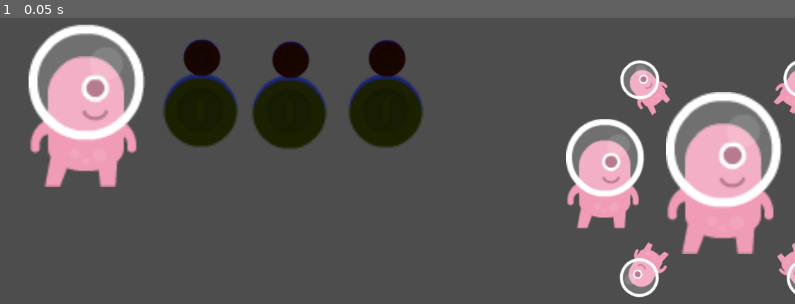
Above: before the commit, frame 1.
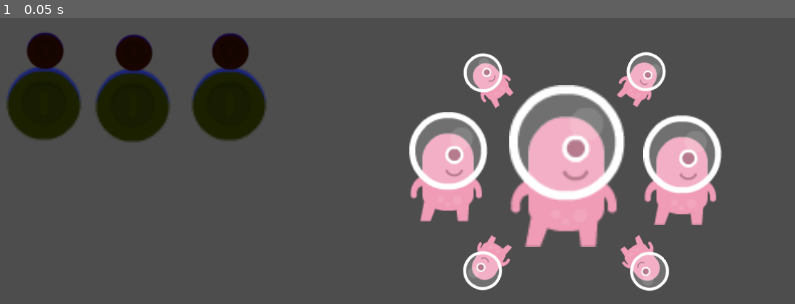
Above: after the commit, the same moment.

Repository: jknigel/Godot-Playground
Game: Godot game, scene res://main.tscn
Two runs of this game, one before a commit and one after it. Both use one fixed random seed, a clock stepped at 60 frames per second and the inputs below.
Inputs:
- Up to frame 1 (0.05 s): no input

The runs differ from the first frame. In frame 1, 35% of the frame differs, in the area x 0-100%, y 2-98%.

Commit message:
Development 0.0.5

Diff:
--- /dev/null
+++ b/Scripts/intro_to_scripting.gd
@@ -0,0 +1,11 @@
+extends Node2D
+
+
+# Called when the node enters the scene tree for the first time.
+func _ready() -> void:
+	pass # Replace with function body.
+
+
+# Called every frame. 'delta' is the elapsed time since the previous frame.
+func _process(delta: float) -> void:
+	pass
--- /dev/null
+++ b/Scripts/intro_to_scripting.tscn
@@ -0,0 +1,6 @@
+[gd_scene load_steps=2 format=3 uid="uid://b0w2jeur307oc"]
+
+[ext_resource type="Script" uid="uid://bl6yjrswoobtx" path="res://Scripts/intro_to_scripting.gd" id="1_sor1c"]
+
+[node name="Node2D" type="Node2D"]
+script = ExtResource("1_sor1c")
--- a/Snowman.tscn
+++ b/Snowman.tscn
@@ -34,3 +34,10 @@
 material_override = ExtResource("1_pbnak")
 mesh = SubResource("BoxMesh_pbnak")
 skeleton = NodePath("../..")
+
+[node name="Camera3D" type="Camera3D" parent="Snowman"]
+transform = Transform3D(1, 0, 0, 0, 0.22151451, 0.9751571, 0, -0.9751571, 0.22151451, 0.4587685, 6.5958233, 1.3326488)
+fov = 49.1
+
+[node name="DirectionalLight3D" type="DirectionalLight3D" parent="Snowman"]
+transform = Transform3D(1, 0, 0, 0, -0.15955383, 0.98718923, 0, -0.98718923, -0.15955383, 0.12525022, 5.5270934, 0)
--- /dev/null
+++ b/lighting.tscn
@@ -0,0 +1,38 @@
+[gd_scene load_steps=3 format=3 uid="uid://dyb3k3s81dsta"]
+
+[sub_resource type="PlaneMesh" id="PlaneMesh_own74"]
+
+[sub_resource type="SphereMesh" id="SphereMesh_jihx2"]
+
+[node name="Node3D" type="Node3D"]
+
+[node name="Floor" type="MeshInstance3D" parent="."]
+transform = Transform3D(3.9398732, 0, 0, 0, 0.9999995, 0, 0, 0, 3.8167682, 0, 0, 0)
+mesh = SubResource("PlaneMesh_own74")
+
+[node name="Ball" type="MeshInstance3D" parent="."]
+transform = Transform3D(1, 0, 0, 0, 1, 0, 0, 0, 1, 0, 0.4011175, 0)
+mesh = SubResource("SphereMesh_jihx2")
+skeleton = NodePath("../Floor")
+
+[node name="DirectionalLight3D" type="DirectionalLight3D" parent="."]
+transform = Transform3D(0.9939763, 0.10958533, -0.0014957646, 0.052190214, -0.46129364, 0.8857111, 0.09637098, -0.88045394, -0.46423423, 0, 2.373931, 0)
+visible = false
+light_color = Color(0.9182187, 0.90163434, 0.643316, 1)
+light_energy = 1.507
+shadow_enabled = true
+
+[node name="OmniLight3D" type="OmniLight3D" parent="."]
+transform = Transform3D(0.9984515, 0, 0.055629816, 0, 1, 0, -0.055629816, 0, 0.9984515, -1.3001993, 1.8269281, -1.9877996)
+visible = false
+light_color = Color(0.23967114, 0.7163611, 0.2789603, 1)
+light_energy = 11.734
+shadow_enabled = true
+
+[node name="SpotLight3D" type="SpotLight3D" parent="."]
+transform = Transform3D(1, 0, 0, 0, -0.1219559, 0.99253553, 0, -0.99253553, -0.1219559, 0.045523047, 3.7374897, -0.054418564)
+light_color = Color(0.533847, 0.5250226, 0.99550694, 1)
+light_energy = 5.468
+shadow_enabled = true
+spot_range = 4.900646
+spot_angle = 21.739956
--- a/main.tscn
+++ b/main.tscn
@@ -56,3 +56,7 @@
 
 [node name="Coin3" parent="." instance=ExtResource("2_0xm2m")]
 position = Vector2(562, 171)
+
+[node name="Camera2D" type="Camera2D" parent="."]
+position = Vector2(802, 334)
+scale = Vector2(8.96, 1.2)
Not shown, added: Scripts/intro_to_scripting.gd.uid
